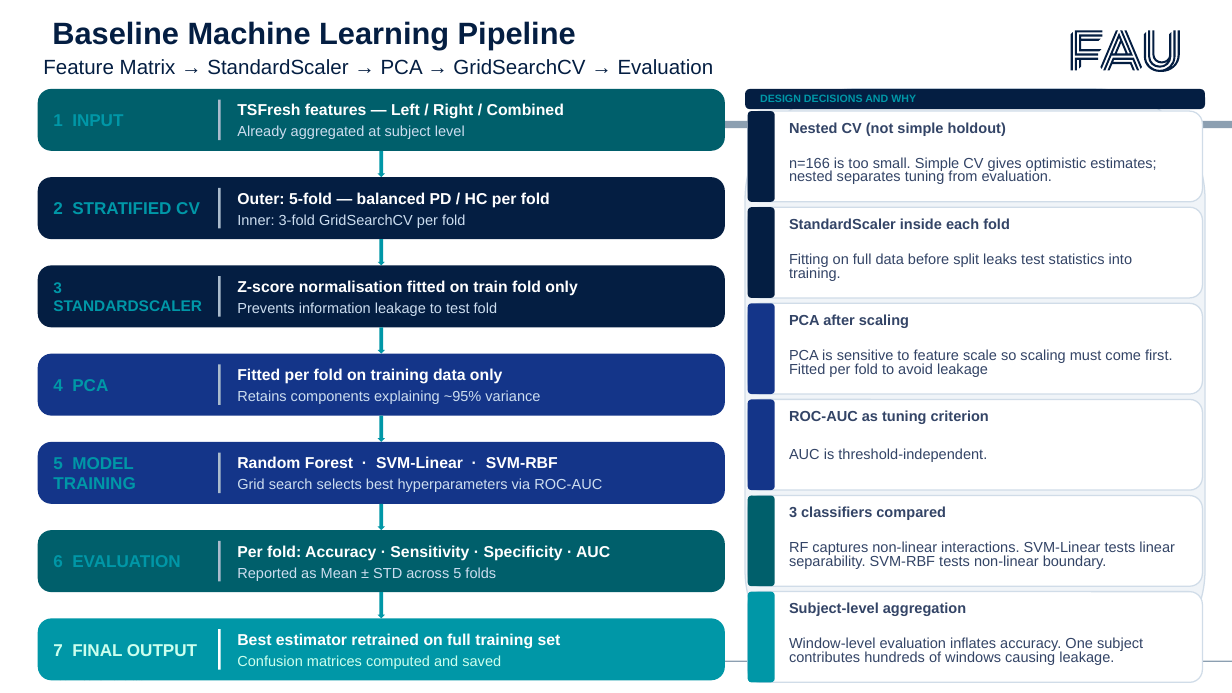
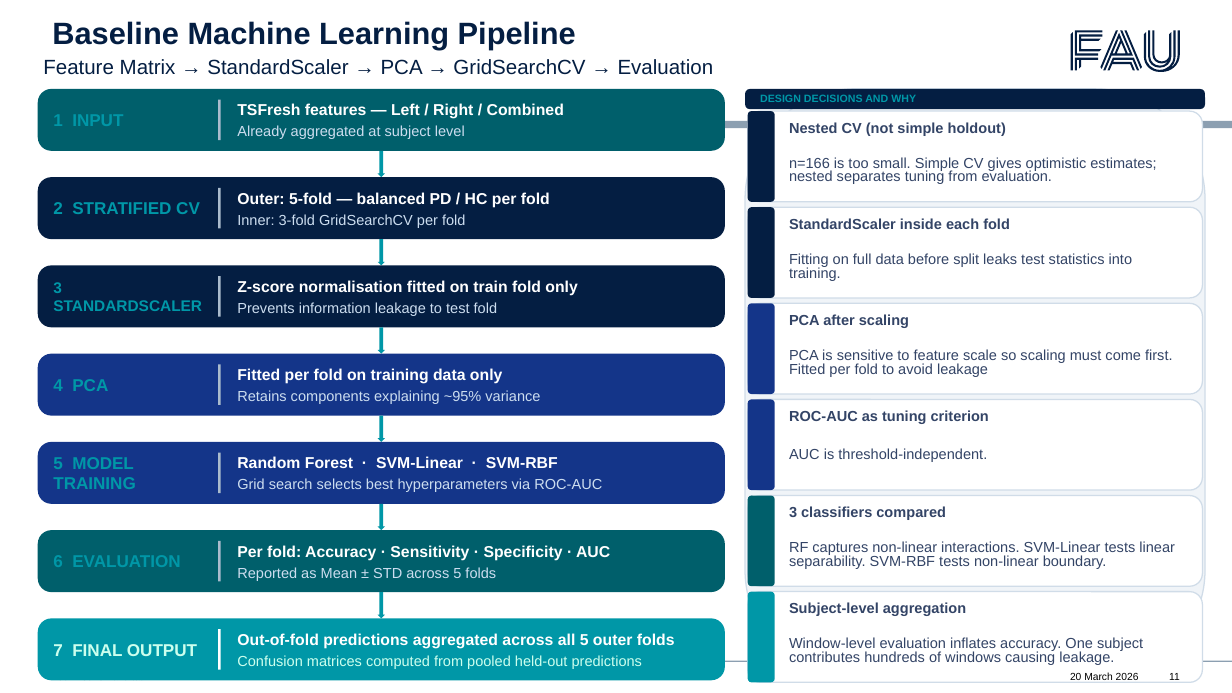
Before and after one commit to saranyab21/Project-Time-Series-SSM-Mamba, a slide deck: slide 11 of reports/ppt/Project Time Series-final.pptx. Drawn at 1232x693 pixels with LibreOffice and Linux fonts; fonts in the diff are those of the drawing; background and template pictures are left out. Boxes give left, top, right and bottom in pixels: in the first picture for what was removed or moved away, otherwise in the second. Text is boxed around its words. In the diff, an @@ line names an element or a change of style, - is before the commit and + after.

Commit message:
fix: replace full-dataset CM with aggregated out-of-fold predictions

```diff
--- a/reports/ppt/Project Time Series-final.pptx
+++ b/reports/ppt/Project Time Series-final.pptx
@@ text at (237,633,675,669): text changed; size 9.2 to 8.5 pt; text colour #FFFFFF to #CCFFEE; bold off @@
-Best estimator retrained on full training set
-Confusion matrices computed and saved
+Out-of-fold predictions aggregated across all 5 outer folds
+Confusion matrices computed from pooled held-out predictions
@@ text added at (1070,673,1081,680), 6 pt, text #000000 @@
+20 March 2026
```
Also in this commit, not shown: 14 other slides changed, 4 other files.
